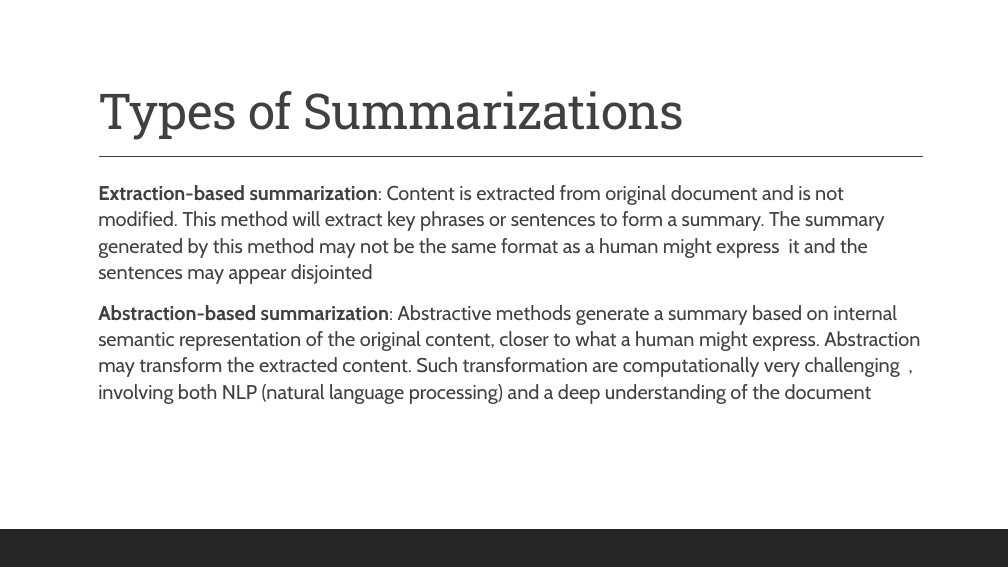
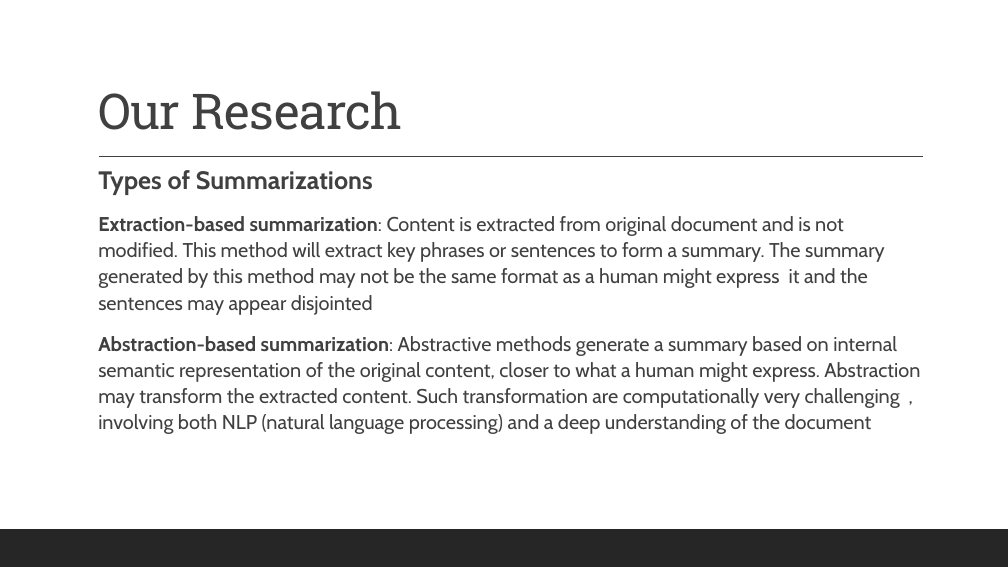
Before and after one commit to gufranpathan/case_law_g45, a slide deck: slide 14 of Group 45 Data Science for Case Law.pptx (slide 7 before the commit). Drawn at 1008x567 pixels with LibreOffice and Linux fonts; fonts in the diff are those of the drawing. Boxes give left, top, right and bottom in pixels: in the first picture for what was removed or moved away, otherwise in the second. Text is boxed around its words. In the diff, an @@ line names an element or a change of style, - is before the commit and + after.

```diff
--- a/Group 45 Data Science for Case Law.pptx
+++ b/Group 45 Data Science for Case Law.pptx
@@ title at <box>98,91,403,130</box>: text changed @@
-Types of Summarizations
+Our Research
@@ text "Types of Summarizations": place and size @@
-text "Types of Summarizations" at <box>98,185,920,404</box>
+text "Types of Summarizations" at <box>98,170,920,434</box>
@@ text at <box>98,170,373,195</box>: paragraph added @@
+  Types of Summarizations
```
Also in this commit, not shown: 8 other slides changed, 6 slides added, 1 slide removed.
